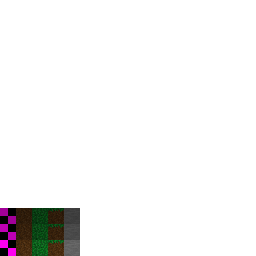
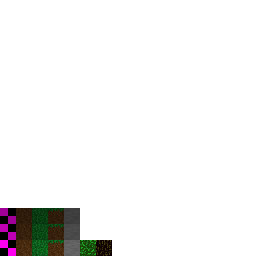
Layers edited between the first and the second 256 × 256 image:
painted on "Background" over [80, 240, 112, 256]
